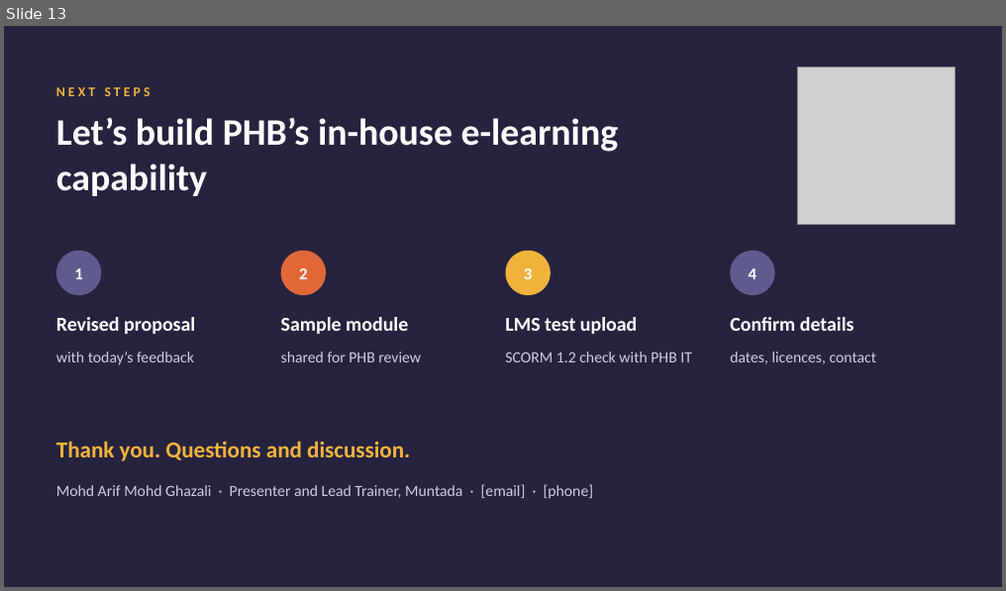
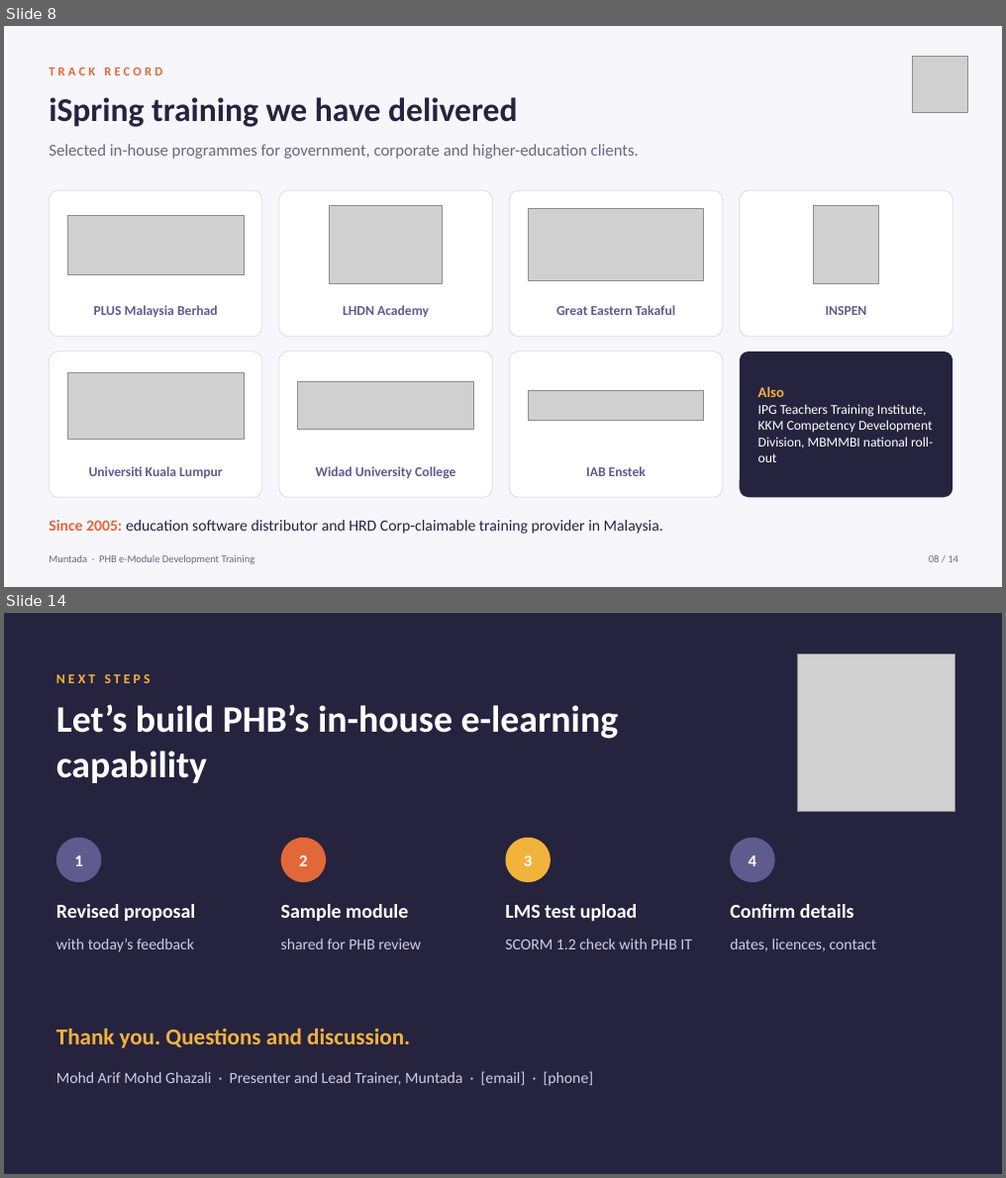
Before and after one commit to muntada8/lms-demo, a slide deck: PHB_E-Module_Proposal_Muntada.pptx. Shown one above the other, each under a label of ours: slide 13 before the commit, slides 8 and 14 after it; the slides between them are not shown. The pictures are 1006x591 and 1006x1178 pixels, drawn with LibreOffice and Linux fonts; fonts in the diff are those of the drawing; grey boxes stand for pictures. Boxes give left, top, right and bottom in pixels: in the first picture for what was removed or moved away, otherwise in the second. Text is boxed around its words. In the diff, an @@ line names an element or a change of style, - is before the commit and + after.

```diff
--- a/PHB_E-Module_Proposal_Muntada.pptx
+++ b/PHB_E-Module_Proposal_Muntada.pptx
@@ slide 8 added at (4,26,1002,587), background #F7F6FB @@
@@ text added at (49,67,162,76), 12 pt, text #E2683A, bold @@
+TRACK RECORD
@@ picture added at (912,56,968,112) @@
@@ text added at (49,97,517,127), 32 pt, text #26233F, bold @@
+iSpring training we have delivered
@@ text added at (49,144,639,159), 16 pt, text #6B6880 @@
+Selected in-house programmes for government, corporate and higher-education clients.
@@ rounded rectangle added at (49,190,262,337), fill #FFFFFF, outline #DCDAE8 0.75 pt @@
@@ rounded rectangle added at (279,190,492,337), fill #FFFFFF, outline #DCDAE8 0.75 pt @@
@@ rounded rectangle added at (509,190,723,337), fill #FFFFFF, outline #DCDAE8 0.75 pt @@
@@ rounded rectangle added at (740,190,952,337), fill #FFFFFF, outline #DCDAE8 0.75 pt @@
@@ picture added at (67,215,244,274) @@
@@ picture added at (329,205,442,284) @@
@@ picture added at (528,209,704,281) @@
@@ picture added at (813,205,879,284) @@
@@ text added at (94,305,218,317), 13 pt, text #5F5B8F, bold @@
+PLUS Malaysia Berhad
@@ text added at (343,305,429,317), 13 pt, text #5F5B8F, bold @@
+LHDN Academy
@@ text added at (556,305,675,315), 13 pt, text #5F5B8F, bold @@
+Great Eastern Takaful
@@ text added at (826,306,867,315), 13 pt, text #5F5B8F, bold @@
+INSPEN
@@ rounded rectangle added at (49,352,262,497), fill #FFFFFF, outline #DCDAE8 0.75 pt @@
@@ rounded rectangle added at (279,352,492,497), fill #FFFFFF, outline #DCDAE8 0.75 pt @@
@@ rounded rectangle added at (509,352,723,497), fill #FFFFFF, outline #DCDAE8 0.75 pt @@
@@ rounded rectangle added at (740,352,952,497), fill #26233F @@
@@ picture added at (67,372,244,439) @@
@@ picture added at (297,382,473,430) @@
@@ picture added at (528,391,704,421) @@
@@ text added at (758,386,933,463), 13 pt, text #FFFFFF @@
+Also
+IPG Teachers Training Institute, KKM Competency Development Division, MBMMBI national roll-out
@@ text added at (89,467,223,478), 13 pt, text #5F5B8F, bold @@
+Universiti Kuala Lumpur
@@ text added at (316,467,455,479), 13 pt, text #5F5B8F, bold @@
+Widad University College
@@ text added at (586,467,646,476), 13 pt, text #5F5B8F, bold @@
+IAB Enstek
@@ text added at (49,520,663,534), 15 pt, text #26233F @@
+Since 2005: education software distributor and HRD Corp-claimable training provider in Malaysia.
@@ text added at (49,556,255,565), 10 pt, text #6B6880 @@
+Muntada · PHB e-Module Development Training
@@ text added at (929,556,958,563), 10 pt, text #6B6880 @@
+08 / 14
@@ what was slide 13 is now slide 14 @@
```
Also in this commit, not shown: 11 slides changed.
